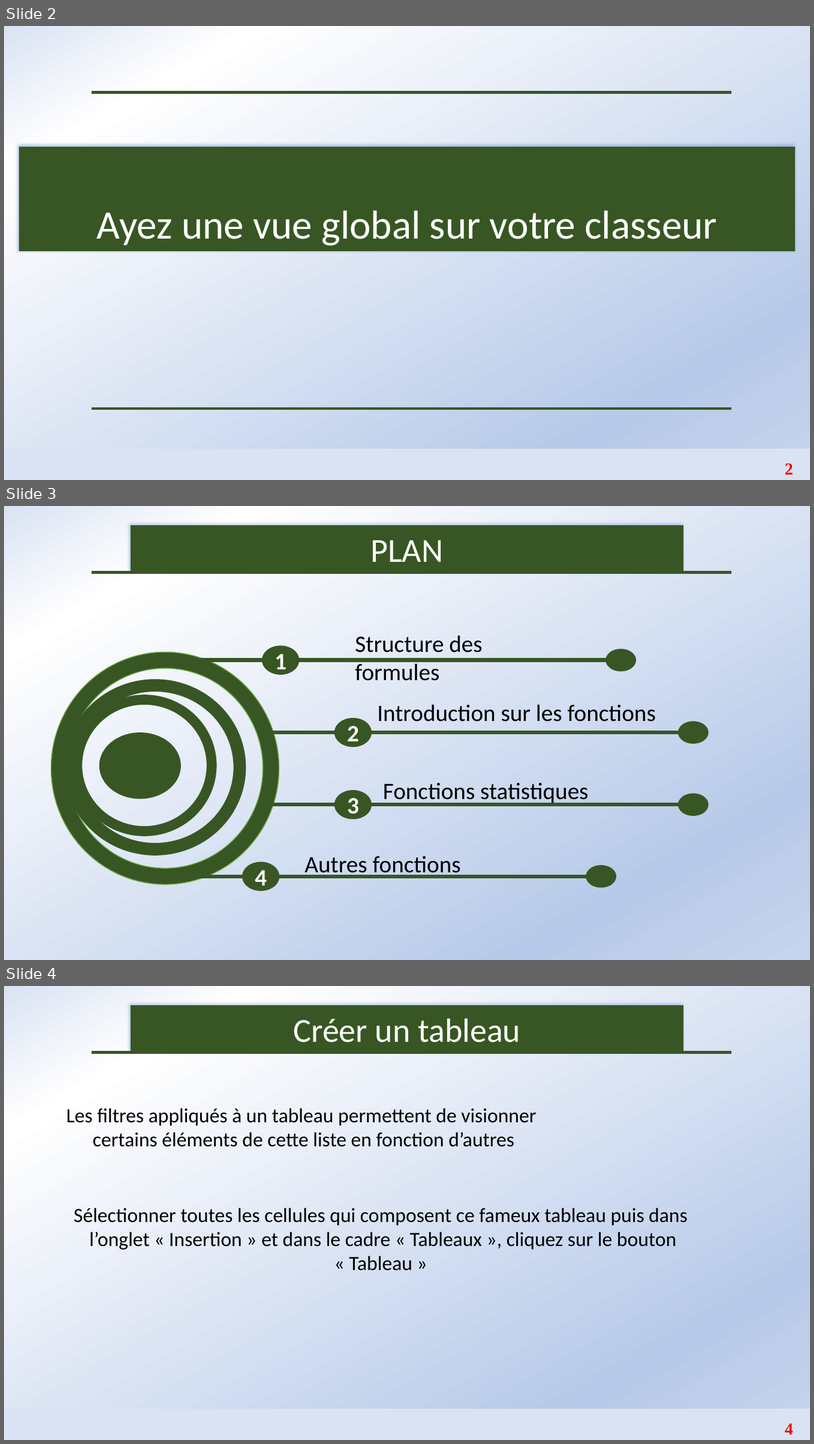
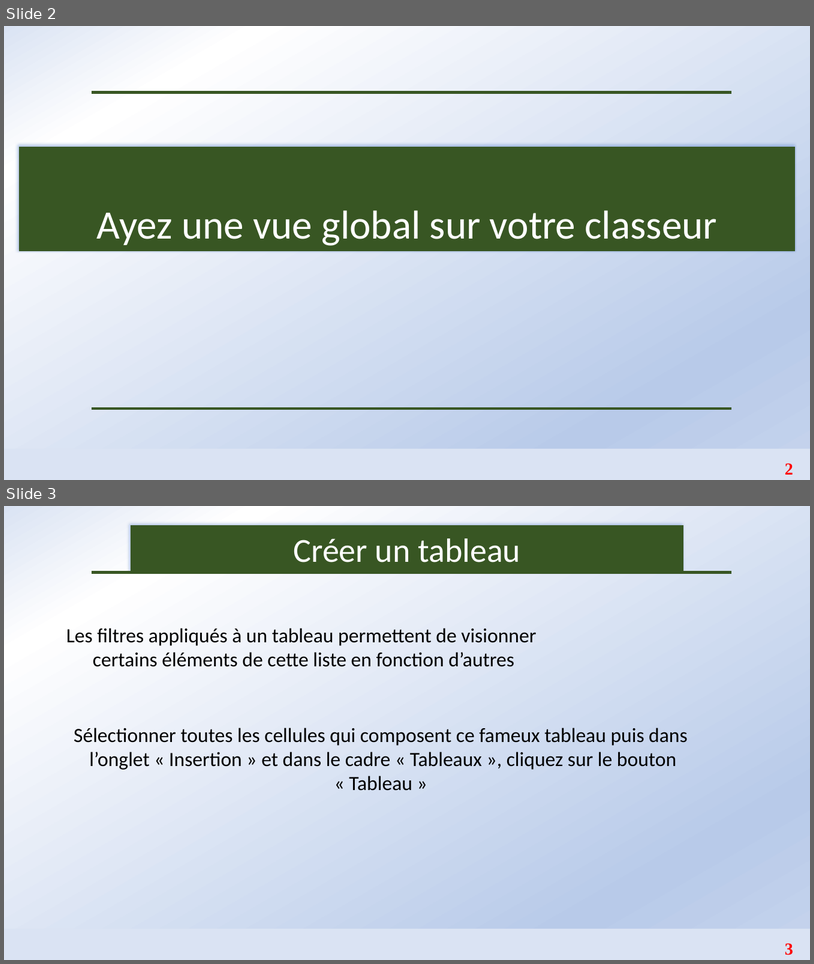
Before and after one commit to Abson-dev/Formation-Excel-IFDC, a slide deck: Cours/IFDC_3.pptx. Shown one above the other, each under a label of ours: slides 2, 3 and 4 before the commit, slides 2 and 3 after it. The pictures are 814x1444 and 814x964 pixels, drawn with LibreOffice and Linux fonts; fonts in the diff are those of the drawing. Boxes give left, top, right and bottom in pixels: in the first picture for what was removed or moved away, otherwise in the second. Text is boxed around its words. In the diff, an @@ line names an element or a change of style, - is before the commit and + after.

```diff
--- a/Cours/IFDC_3.pptx
+++ b/Cours/IFDC_3.pptx
@@ slide 3 removed at [4,506,810,960], background gradient #DAE3F3 to #FFFFFF to #B8CAE9 to #C6D4ED @@
@@ rectangle removed at [131,525,684,572] @@
-PLAN
@@ line removed from (92, 573) to (732, 573) @@
@@ ellipse removed at [263,646,299,674] @@
-1
@@ text removed at [355,635,482,681] @@
-Structure des formules
@@ line removed from (201, 660) to (607, 660) @@
@@ ellipse removed at [607,650,636,670] @@
@@ ellipse removed at [335,718,371,747] @@
-2
@@ text removed at [377,704,656,721] @@
-Introduction sur les fonctions
@@ group removed at [51,652,279,884]: 3 donuts, 1 ellipse @@
@@ line removed from (273, 732) to (680, 732) @@
@@ ellipse removed at [680,722,708,742] @@
@@ ellipse removed at [335,790,371,819] @@
-3
@@ text removed at [383,783,588,805] @@
-Fonctions statistiques
@@ line removed from (273, 804) to (680, 804) @@
@@ ellipse removed at [680,794,708,814] @@
@@ ellipse removed at [243,862,279,891] @@
-4
@@ text removed at [305,856,461,878] @@
-Autres fonctions
@@ line removed from (180, 876) to (587, 876) @@
@@ ellipse removed at [587,866,615,886] @@
@@ what was slide 4 is now slide 3 @@
@@ page number at [785,943,794,955]: text changed @@
-4
+3
```
Also in this commit, not shown: 1 slide changed.
